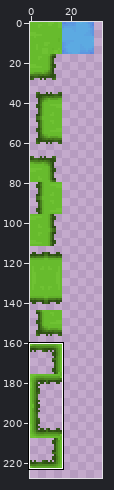
A sprite sheet gets an edit: Map/Floors/GroundTiles01.png. The picture above shows the old version from afar; the outline marks the close-up.
Close-up. As it was:
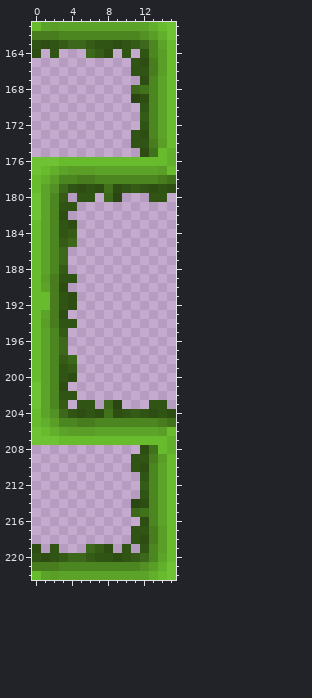
The file is 96x240 pixels. Colours within 5 levels of each other are drawn and written as one. Shown: x 0..15, y 161..222. The wide view leaves out empty margins.
And afterwards:
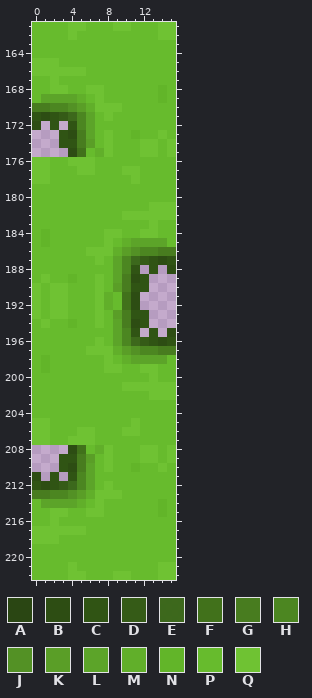
Palette (. is transparent): A #294612fe  B #2d4d13  C #305414  D #345b16fe  E #3c681bfe  F #41711b  G #487c1f  H #4c8621  J #539125  K #5a9e27  L #5ca429  M #61af2a  N #62b529  P #67bb2d  Q #6fc233
Diff:
Changed rows in their new state; - is an unchanged pixel.
first column x 0:
161 -PPPQQPPPQQPPPQ-
162 PPPPQPPPPPPPPPQ-
163 PPPPPPPPPPPPPPP-
164 PPPPPPPPPPPPPPP-
165 QQQPPPPPPPPPPPP-
166 QQQQQQPPPPPPPPP-
167 PPQPPPPPPPPPPPP-
168 PPQQPPQQPPPPPPN-
169 PLLLLMPQPPPPPPN-
170 GGHHJKMQQQPPPPP-
171 CBCDEHLPQPPPPPP-
172 B-C-CHLPPPPPPPP-
173 ---CBGLPQPPNPPQ-
174 ---CCGKPQPPPQQPQ
175 ----BFPMQPPPQQ-Q
176 --P-QQQ--------P
177 -QPPPQQPPPQQPPP-
178 QQPPPPPPPPPQPPPP
179 -PPPPPPPPPPPPPPP
180 PPPPPPPPPPPPPPPP
181 PPPPPPPPPPPPPQQQ
182 PPPPPPPPPPQQQQQQ
183 -PPPPPPPPPPPPQPP
184 -NPPPPPPQQPPQQPP
185 -NPPPPPPQPMLLLLP
186 -PPPPPQQQMKJHHGG
187 -PPPPPPQPLHEDCBC
188 -PPPPPPPPLHC-C-B
189 -QPPNPPQPLGBC---
190 QPQQPPPQPKGCC---
191 Q-QQPPPQMPFB----
192 Q-QQPPPQMPFB----
193 QPQQPPPQPKGCC---
194 -QPPNPPQPLGBC---
195 -PPPPPPPPLHC-C-B
196 -PPPPPPQPLHEDCBC
197 -PPPPPQQQMKJHHGG
198 -NPPPPPPQPMLLLLP
199 -NPPPPPPQQPPQQPP
200 -PPPPPPPPPPPPQPP
201 PPPPPPPPPPQQQQQQ
202 PPPPPPPPPPPPPQQQ
203 PPPPPPPPPPPPPPPP
204 -PPPPPPPPPPPPPPP
205 QQPPPPPPPPPQPPPP
206 -QPPPQQPPPQQPPP-
207 --P-QQQ--------P
208 ----BFPMQPPPQQ-Q
209 ---CCGKPQPPPQQPQ
210 ---CBGLPQPPNPPQ-
211 B-C-CHLPPPPPPPP-
212 CBCDEHLPQPPPPPP-
213 GGHHJKMQQQPPPPP-
214 PLLLLMPQPPPPPPN-
215 PPQQPPQQPPPPPPN-
216 PPQPPPPPPPPPPPP-
217 QQQQQQPPPPPPPPP-
218 QQQPPPPPPPPPPPP-
219 PPPPPPPPPPPPPPP-
220 PPPPPPPPPPPPPPP-
221 PPPPQPPPPPPPPPQ-
222 -PPPQQPPPQQPPPQ-
Changed places in both close-ups, as pixel boxes (x1, y1, x2, y2):
changed: (32, 22, 176, 580)
